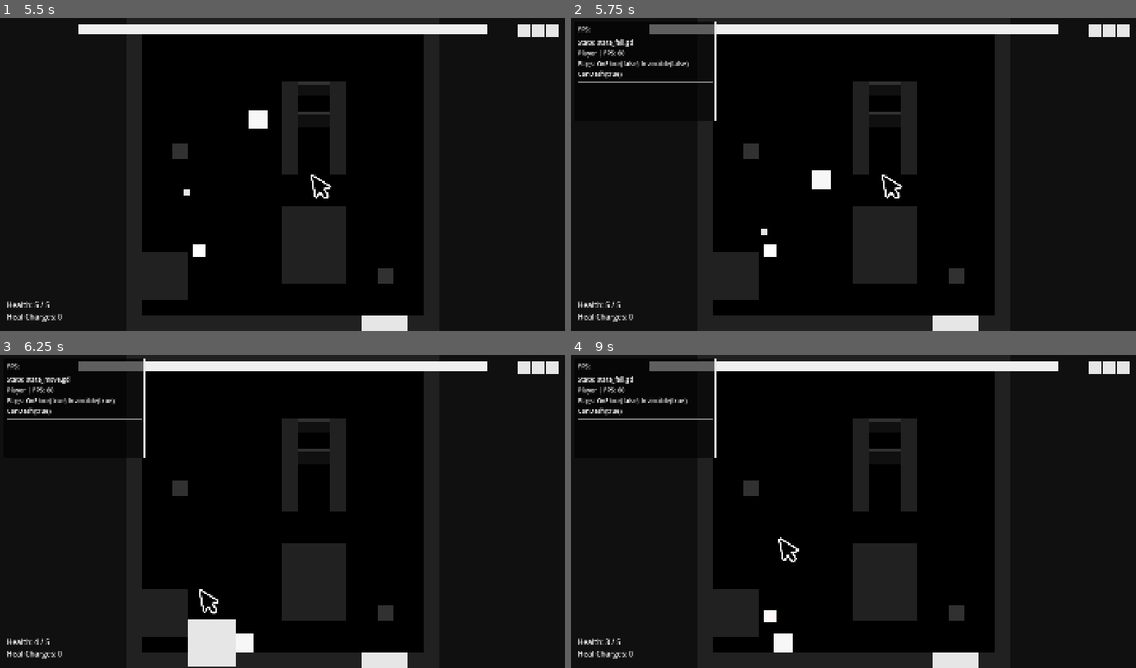
Above: before the commit, frames 1-4 (two rows, left to right).
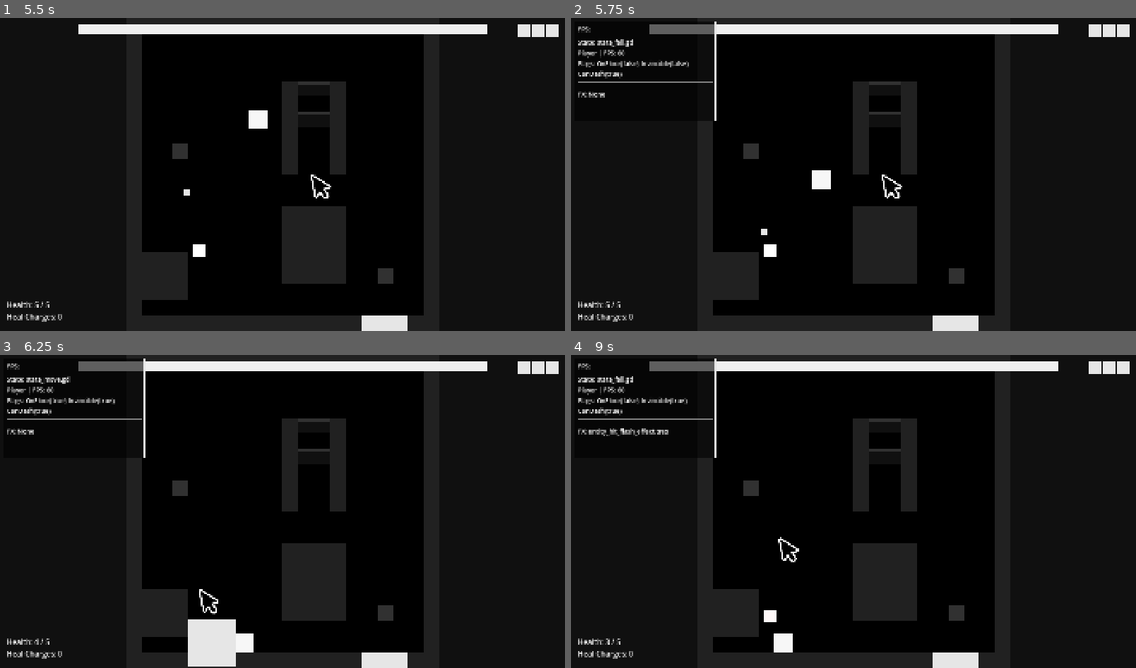
Above: after the commit, the same moments.

Repository: stevencasteel/Box-Battle
Game: Godot game, scene res://src/scenes/main/main.tscn
Two runs of this game, one before a commit and one after it. Both use one fixed random seed, a clock stepped at 60 frames per second and the inputs below. The engine's default icon, where the game draws it, is replaced by a stand-in: a white triangle on a blue panel in a dark square.
Inputs (mouse positions are in pixels of both pictures, inside the frame that each line leads up to):
- Up to frame 1 (5.5 s): tap Enter (ui_accept) at 0.5, 1.25 s; drag from (282, 130) to (339, 105) at 0.52 s; drag from (169, 190) to (254, 237) at 1.27 s; move the mouse to (339, 105) at 2.02 s; hold Right (ui_right) 2.03-2.75 s; hold Space (ui_jump) 2.03-2.75 s; tap Alt at 2.1, 5.1 s; drag from (254, 237) to (299, 309) at 2.77 s; move the mouse to (452, 221) at 3.52 s; hold Left (ui_left) 3.53-4.25 s; hold Space (ui_jump) 3.53-4.25 s; tap U (debug_cycle_target) at 4.15 s; drag from (113, 127) to (197, 309) at 4.27 s; move the mouse to (310, 174) at 5.02 s; hold Down (ui_down) from 5.03 s (still down); hold Space (ui_jump) from 5.03 s (still down); click (310, 174) at 5.17 s
- Up to frame 2 (5.75 s): keep holding Down (ui_down); keep holding Space (ui_jump); tap Y (debug_toggle_overlay) at 5.65 s
- Up to frame 3 (6.25 s): release Down (ui_down) at 5.75 s; release Space (ui_jump) at 5.75 s; drag from (197, 433) to (197, 589) at 5.77 s
- Up to frame 4 (9 s): move the mouse to (977, 495) at 6.52 s; hold Up (ui_up) 6.53-7.25 s; hold Space (ui_jump) 6.53-7.25 s; drag from (740, 527) to (712, 649) at 7.27 s; move the mouse to (910, 442) at 8.02 s; hold Down (ui_down) 8.03-8.75 s; hold Space (ui_jump) 8.03-8.75 s; tap Alt at 8.1 s; drag from (825, 574) to (684, 464) at 8.77 s

Frame 1 is identical in both runs. In frame 2, less than 0.1% of the frame differs, in the area x 1-6%, y 23-26%; in frame 3, less than 0.1%; in frame 4, 0.2%, in the area x 1-18%, y 23-26%.

Commit message:
feat(fx): Harden FXComponent and add debug overlay verification
This commit introduces a real-time verification system for the FXComponent by integrating it with the developer debug overlay. This provides an immediate and unambiguous way to confirm which shader effects are active on a given entity, which is critical for debugging subtle or complex visual effects.

Key changes:
- The `FXComponent` now tracks the resource name of the currently playing `ShaderEffect` in a `_current_effect_name` property. This state is exposed via a public `get_current_effect_name()` method.
- The `DebugOverlay` has been updated to find an `fx_component` on its target and display the current effect's name, giving developers instant visual feedback.
- A reusable `MockEntity.gd` script was created for isolated testing. This was necessary to overcome scene-tree timing issues when targeting a generic Node and establishes a robust, explicit pattern for future component-level testing, which is a significant improvement over dynamic property injection for this use case.

Diff:
--- a/src/entities/components/fx_component.gd
+++ b/src/entities/components/fx_component.gd
@@ -17,6 +17,7 @@
 var _health_component: HealthComponent
 var _original_material: Material
 var _active_tween: Tween
+var _current_effect_name: String = "None"
 
 # A proxy property for the tween to animate.
 var _progress: float = 0.0:
@@ -39,12 +40,10 @@
 
 	_original_material = _visual_node.material
 
-	# THE FIX: Accept and connect to the HealthComponent if it's provided.
 	_health_component = p_dependencies.get("health_component", null)
 	if is_instance_valid(_health_component):
 		_health_component.took_damage.connect(_on_owner_took_damage)
 
-	# Allow the owner to inject a specific hit effect, overriding the exported default.
 	var injected_effect = p_dependencies.get("hit_effect", null)
 	if is_instance_valid(injected_effect):
 		default_hit_effect = injected_effect
@@ -53,7 +52,6 @@
 	if is_instance_valid(_active_tween):
 		_active_tween.kill()
 
-	# Disconnect the signal if it was connected.
 	if is_instance_valid(_health_component) and _health_component.took_damage.is_connected(_on_owner_took_damage):
 		_health_component.took_damage.disconnect(_on_owner_took_damage)
 
@@ -75,6 +73,8 @@
 	if is_instance_valid(_active_tween):
 		_active_tween.kill()
 
+	_current_effect_name = effect.resource_path.get_file()
+
 	var material_instance = effect.material.duplicate(true)
 	_visual_node.material = material_instance
 
@@ -83,6 +83,10 @@
 	_active_tween = create_tween()
 	_active_tween.tween_property(self, "_progress", 1.0, effect.duration)
 	_active_tween.finished.connect(_on_effect_finished)
+
+## Returns the filename of the currently playing effect.
+func get_current_effect_name() -> String:
+	return _current_effect_name
 
 # --- Signal Handlers ---
 
@@ -96,3 +100,4 @@
 	if is_instance_valid(_visual_node):
 		_visual_node.material = _original_material
 	_active_tween = null
+	_current_effect_name = "None"
--- a/src/ui/dev/debug_overlay.gd
+++ b/src/ui/dev/debug_overlay.gd
@@ -10,6 +10,7 @@
 @onready var state_history_label: Label = %StateHistoryLabel
 @onready var input_buffer_label: Label = %InputBufferLabel
 @onready var object_pool_label: Label = %ObjectPoolLabel
+@onready var fx_label: Label = %FXLabel
 @onready var panel: Panel = %Panel
 
 # --- Private Member Variables ---
@@ -41,11 +42,12 @@
 		state_history_label.text = ""
 		input_buffer_label.text = ""
 		object_pool_label.text = ""
+		fx_label.text = "FX: N/A"
 		return
 
 	velocity_label.text = "%s | %s" % [_target_entity.name, fps_text]
 
-	var state_machine: BaseStateMachine = _target_entity.state_machine
+	var state_machine: BaseStateMachine = _target_entity.state_machine if "state_machine" in _target_entity else null
 	var current_state_name = "N/A"
 	if is_instance_valid(state_machine) and is_instance_valid(state_machine.current_state):
 		current_state_name = state_machine.current_state.get_script().resource_path.get_file()
@@ -53,12 +55,11 @@
 	state_label.text = "State: %s" % current_state_name
 
 	# --- Flags ---
-	var health_comp: HealthComponent = _target_entity.health_component
+	var health_comp: HealthComponent = _target_entity.health_component if "health_component" in _target_entity else null
 	var is_invincible_str = str(health_comp.is_invincible()) if is_instance_valid(health_comp) else "N/A"
-	var on_floor_str = str(_target_entity.is_on_floor())
+	var on_floor_str = str(_target_entity.is_on_floor()) if _target_entity is CharacterBody2D else "N/A"
 
 	var flags_text = "Flags: OnFloor(%s) Invincible(%s)" % [on_floor_str, is_invincible_str]
-	# THE FIX: Add player-specific flags only when inspecting the player.
 	if _target_entity is Player:
 		flags_text += " CanDash(%s)" % _target_entity.entity_data.can_dash
 		state_history_label.text = "History: " + ", ".join(state_machine.state_history)
@@ -68,6 +69,13 @@
 		input_buffer_label.text = ""
 
 	flags_label.text = flags_text
+
+	# --- FX Component ---
+	var fx_comp: FXComponent = _target_entity.fx_component if "fx_component" in _target_entity else null
+	if is_instance_valid(fx_comp):
+		fx_label.text = "FX: %s" % fx_comp.get_current_effect_name()
+	else:
+		fx_label.text = "FX: N/A"
 
 	# --- Object Pool (global) ---
 	var pool_stats: Dictionary = ObjectPool.get_pool_stats()
--- a/src/ui/dev/debug_overlay.tscn
+++ b/src/ui/dev/debug_overlay.tscn
@@ -90,3 +90,11 @@
 theme_override_font_sizes/font_size = 20
 text = "Pools:"
 autowrap_mode = 2
+
+[node name="FXLabel" type="Label" parent="Panel/MarginContainer/VBoxContainer"]
+unique_name_in_owner = true
+layout_mode = 2
+size_flags_horizontal = 3
+theme_override_font_sizes/font_size = 20
+text = "FX:"
+autowrap_mode = 2
--- a/tools/fx_playground.gd
+++ b/tools/fx_playground.gd
@@ -20,4 +20,3 @@
 
 	# The playground's only job is to tell the component to play the effect.
 	fx_component.play_effect(_hit_flash_effect)
-	print("Requested FXComponent to play hit-flash effect!") # VERIFICATION
--- /dev/null
+++ b/tools/mock_entity.gd
@@ -0,0 +1,14 @@
+# tools/mock_entity.gd
+## A mock entity for testing components in isolation, particularly for use with
+## the DebugOverlay or in unit tests. It provides the properties that various
+## systems expect an entity to have, without the overhead of a full scene.
+class_name MockEntity
+extends Node
+
+@export var fx_component: FXComponent
+@export var state_machine: BaseStateMachine
+@export var health_component: HealthComponent
+
+# Mimic CharacterBody2D methods for the overlay's checks to prevent errors.
+func is_on_floor() -> bool:
+	return true
Not shown, changed: docs/CHANGELOG.txt
Not shown, changed: docs/all_godot_source_code.txt
